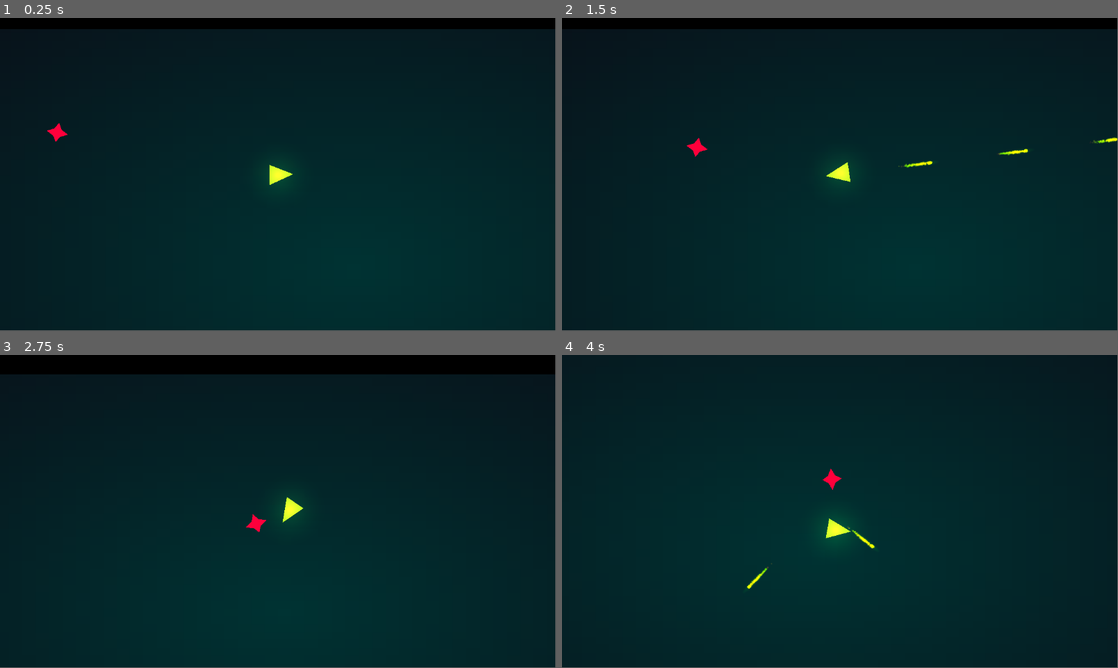
Above: before the commit, frames 1-4 (two rows, left to right).
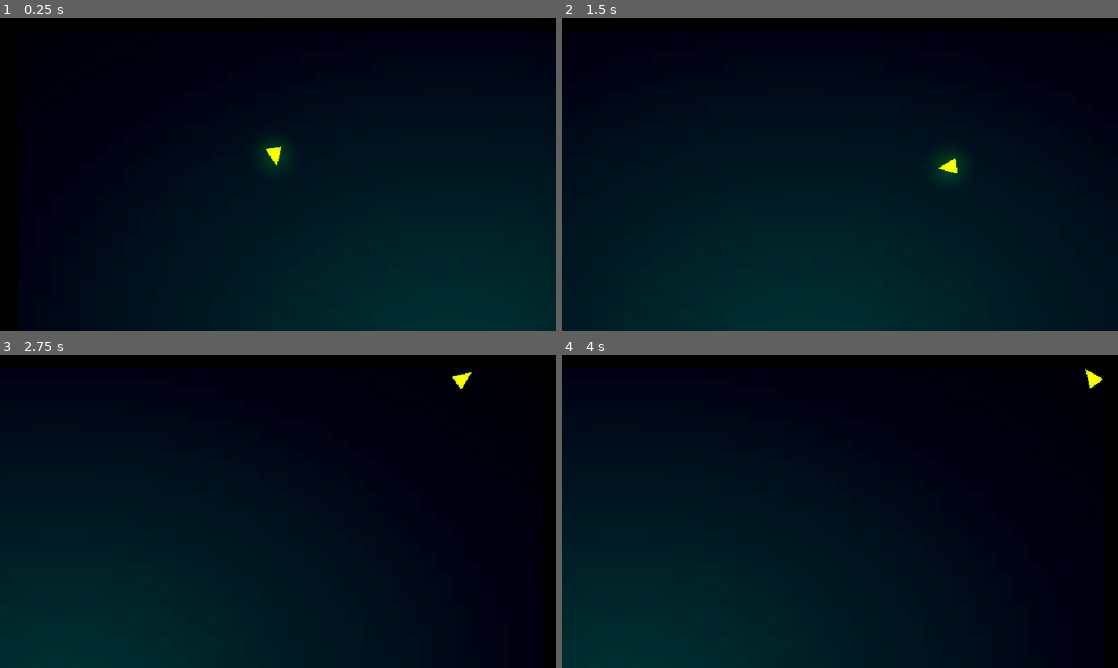
Above: after the commit, the same moments.

Repository: LucasCruz1377/polygons_shoot
Game: Godot game, scene res://Battle_area.tscn
The game is run twice, just before and just after one commit, with the same random seed, the same clock (stepped at 60 frames per second) and the same inputs.
Inputs (mouse positions are in pixels of both pictures, inside the frame that each line leads up to):
- Up to frame 1 (0.25 s): no input
- Up to frame 2 (1.5 s): tap Enter (ui_accept) at 0.5, 0.77, 0.8, 1.07, 1.35 s; move the mouse to (962, 158) at 0.52 s; press the mouse at (962, 158) at 0.53 s; hold D (right) 0.53-1.28 s; move the mouse to (728, 190) at 1.27 s; release the mouse at (728, 190) at 1.28 s; hold S (brake) from 1.28 s (still down)
- Up to frame 3 (2.75 s): tap Enter (ui_accept) at 1.52, 1.82, 2.3 s; click (166, 527) at 1.55 s; move the mouse to (333, 442) at 2.02 s; release S (brake) at 2.03 s; hold D (right) from 2.03 s (still down); tap V (ctrlflip) at 2.1 s
- Up to frame 4 (4 s): move the mouse to (812, 574) at 2.77 s; release D (right) at 2.78 s; hold W (accelerate) 2.78-3.53 s; click (812, 574) at 2.85 s; tap Enter (ui_accept) at 3.02, 3.32, 3.77, 3.8 s; move the mouse to (1006, 558) at 3.52 s; press the mouse at (1006, 558) at 3.53 s; hold A (left) from 3.53 s (still down)
In our replay, the window is 799x449 before the commit and 800x450 after it. These sizes can differ from the game's own. Grey fills any space a smaller window leaves; there, only what the larger window draws over its background counts as a difference.

The runs differ from the first frame. In frame 1, 35% of the frame differs, in the area x 0-100%, y 0-100%; in frame 2, 18%; in frame 3, 49%; in frame 4, 64%.

Commit message:
Hiperdash adicionado

Diff:
--- a/Battle_area.tscn
+++ b/Battle_area.tscn
@@ -3,7 +3,6 @@
 [ext_resource type="Script" uid="uid://c88585sg45tkn" path="res://battle_area.gd" id="1_fu4hl"]
 [ext_resource type="PackedScene" uid="uid://do2fi6mvjjoq1" path="res://player.tscn" id="1_n4gje"]
 [ext_resource type="PackedScene" uid="uid://cwsakc0j1hoyc" path="res://parede.tscn" id="2_fu4hl"]
-[ext_resource type="PackedScene" uid="uid://csrpvdvmes1a8" path="res://enemy.tscn" id="4_qdh06"]
 
 [sub_resource type="Gradient" id="Gradient_q6r6c"]
 colors = PackedColorArray(3.1886623e-07, 0.1989061, 0.19890603, 1, 0.034981657, 0.051092014, 0.08807104, 1)
@@ -13,36 +12,47 @@
 fill = 1
 fill_from = Vector2(0.47391304, 0.5043478)
 
+[sub_resource type="Environment" id="Environment_fu4hl"]
+background_mode = 3
+tonemap_mode = 1
+adjustment_enabled = true
+adjustment_contrast = 1.25
+adjustment_saturation = 2.0
+
 [node name="Battle_area" type="Node2D" unique_id=937167224]
 script = ExtResource("1_fu4hl")
-metadata/_edit_vertical_guides_ = [1183.0]
-metadata/_edit_horizontal_guides_ = [674.0, 678.0]
+metadata/_edit_horizontal_guides_ = [1145.0]
+metadata/_edit_vertical_guides_ = [1636.0]
 
 [node name="Sprite2D" type="Sprite2D" parent="." unique_id=423854753]
-position = Vector2(608.7, 358)
-scale = Vector2(18.607922, 10.996636)
+position = Vector2(821.6232, 572.05383)
+scale = Vector2(25.261772, 17.68582)
 texture = SubResource("GradientTexture2D_kdubu")
 
-[node name="CharacterBody2D" parent="." unique_id=1457330626 groups=["player"] instance=ExtResource("1_n4gje")]
+[node name="CharacterBody2D" parent="." unique_id=1457330626 instance=ExtResource("1_n4gje")]
 position = Vector2(475, 235)
 
 [node name="Parede" parent="." unique_id=862347999 instance=ExtResource("2_fu4hl")]
-position = Vector2(590, 0)
-scale = Vector2(1.1248273, 0.95716095)
+position = Vector2(699.00006, -13)
+scale = Vector2(1.819428, 0.95716095)
+collision_mask = 14
 
 [node name="Parede2" parent="." unique_id=1319559668 instance=ExtResource("2_fu4hl")]
-position = Vector2(558, 674)
-scale = Vector2(1.0768163, 0.97312206)
+position = Vector2(776, 1130)
+scale = Vector2(1.4368175, 0.97312206)
+collision_mask = 14
 
 [node name="Parede3" parent="." unique_id=246887301 instance=ExtResource("2_fu4hl")]
 position = Vector2(0, 174)
 rotation = -1.5707964
-scale = Vector2(1.0768163, 0.97312206)
+scale = Vector2(1.824502, 0.8804669)
+collision_mask = 14
 
 [node name="Parede4" parent="." unique_id=1450349022 instance=ExtResource("2_fu4hl")]
-position = Vector2(1183, 235)
+position = Vector2(1619, 642)
 rotation = -1.5707964
 scale = Vector2(1.0768163, 0.97312206)
+collision_mask = 14
 
 [node name="Node" type="Node" parent="." unique_id=159318720]
 
@@ -50,13 +60,13 @@
 position = Vector2(99, 99)
 
 [node name="spawner2" type="Marker2D" parent="Node" unique_id=308421577 groups=["spawners"]]
-position = Vector2(1120, 86)
+position = Vector2(1551, 86)
 
 [node name="spawner3" type="Marker2D" parent="Node" unique_id=699265310 groups=["spawners"]]
-position = Vector2(1110, 594)
+position = Vector2(1528, 1071)
 
 [node name="spawner4" type="Marker2D" parent="Node" unique_id=1674730259 groups=["spawners"]]
-position = Vector2(79, 609)
+position = Vector2(113, 1058)
 
-[node name="Enemy" parent="." unique_id=1570180816 instance=ExtResource("4_qdh06")]
-position = Vector2(167, 177)
+[node name="WorldEnvironment" type="WorldEnvironment" parent="." unique_id=2080839763]
+environment = SubResource("Environment_fu4hl")
--- a/battle_area.gd
+++ b/battle_area.gd
@@ -8,7 +8,7 @@
 func _ready() -> void:
 	print(target)
 
-func _process(delta: float) -> void:
+func _process(_delta: float) -> void:
 	if timer >= 0:
 		timer -= 1
 	else:
--- a/enemy.gd
+++ b/enemy.gd
@@ -1,11 +1,14 @@
 extends CharacterBody2D
 
 const SPEED = 100.0
+var hp = 1
 
-func _process(delta: float) -> void:
+func _physics_process(delta: float) -> void:
 	seguir(delta)
 	move_and_slide()
 
+	if hp <= 0:
+		queue_free()
 func seguir(delta):
 	var players = get_tree().get_nodes_in_group("player")
 
--- a/enemy.tscn
+++ b/enemy.tscn
@@ -5,8 +5,19 @@
 [sub_resource type="CircleShape2D" id="CircleShape2D_7xaro"]
 radius = 15.0
 
-[node name="Enemy" type="CharacterBody2D" unique_id=1570180816]
+[sub_resource type="Gradient" id="Gradient_7k104"]
+colors = PackedColorArray(1, 1, 1, 1, 0, 0, 0, 1)
+
+[sub_resource type="GradientTexture2D" id="GradientTexture2D_4gyqm"]
+gradient = SubResource("Gradient_7k104")
+fill = 1
+fill_from = Vector2(0.5, 0.5)
+fill_to = Vector2(0.88495576, 0.21238938)
+
+[node name="Enemy" type="CharacterBody2D" unique_id=1570180816 groups=["enemies"]]
 z_index = 1
+collision_layer = 4
+collision_mask = 15
 script = ExtResource("1_7k104")
 
 [node name="corpo" type="Polygon2D" parent="." unique_id=1427657541]
@@ -16,4 +27,10 @@
 polygon = PackedVector2Array(-5.263616, -12.972833, 2.7532916, -6.513017, 13.899464, -5.6395884, 6.513017, 2.7532916, 4.8876433, 12.046202, -2.7532916, 6.513017, -13.899464, 5.6395884, -6.513017, -2.7532916)
 
 [node name="CollisionShape2D" type="CollisionShape2D" parent="." unique_id=1893412006]
+visible = false
 shape = SubResource("CircleShape2D_7xaro")
+
+[node name="PointLight2D" type="PointLight2D" parent="." unique_id=1721206178]
+color = Color(1, 0, 0.23137255, 1)
+energy = 1.46
+texture = SubResource("GradientTexture2D_4gyqm")
--- a/fireball.gd
+++ b/fireball.gd
@@ -1,10 +1,18 @@
-extends Node2D
+extends Area2D
 
-const SPEED = 400
-func _process(delta: float) -> void:
+const SPEED = 1000
+var dmg = 2
+func _physics_process(delta: float) -> void:
 	position += transform.x * SPEED * delta
-
 
 
 func _on_visible_on_screen_notifier_2d_screen_exited() -> void:
 	queue_free()
+
+func _on_body_entered(body: Node2D) -> void:
+	if body.is_in_group("enemies") or body.is_in_group("parede"):
+		if body.is_in_group("enemies"):
+			body.hp -= dmg
+			queue_free()
+		else:
+			queue_free()
--- a/fireball.tscn
+++ b/fireball.tscn
@@ -41,9 +41,11 @@
 hue_variation_max = -1.0
 
 [sub_resource type="RectangleShape2D" id="RectangleShape2D_sf4mh"]
-size = Vector2(4, 4)
+size = Vector2(6, 6)
 
-[node name="fireball" type="Node2D" unique_id=962539795]
+[node name="fireball" type="Area2D" unique_id=1865514222 groups=["bullets"]]
+collision_layer = 8
+collision_mask = 5
 script = ExtResource("1_sf4mh")
 
 [node name="PointLight2D" type="PointLight2D" parent="." unique_id=354221910]
@@ -69,10 +71,8 @@
 [node name="VisibleOnScreenNotifier2D" type="VisibleOnScreenNotifier2D" parent="." unique_id=1653364209]
 rect = Rect2(-2, -2, 4, 4)
 
-[node name="Area2D" type="Area2D" parent="." unique_id=1939166821]
-
-[node name="CollisionShape2D" type="CollisionShape2D" parent="Area2D" unique_id=1607775460]
+[node name="CollisionShape2D" type="CollisionShape2D" parent="." unique_id=1607775460]
 shape = SubResource("RectangleShape2D_sf4mh")
 
+[connection signal="body_entered" from="." to="." method="_on_body_entered"]
 [connection signal="screen_exited" from="VisibleOnScreenNotifier2D" to="." method="_on_visible_on_screen_notifier_2d_screen_exited"]
-[connection signal="body_entered" from="Area2D" to="." method="_on_area_2d_body_entered"]
--- a/player.gd
+++ b/player.gd
@@ -6,28 +6,35 @@
 const acceleration = 200.00
 const TURN_SPD = 5.00
 const SPEED = 300.00
-const CD_MAX = 20
-
+const CD_MAX = 10
 var cooldown = CD_MAX
 var mouseaim = true
+var hiperdashing = false
+func _process(delta: float) -> void:
 
-func _process(delta: float) -> void:
 	if cooldown >= 0:
 		cooldown -= 1
 
 	if Input.is_action_just_pressed("ctrlflip"):
 		mouseaim = !mouseaim
+
 	if mouseaim:
 		look_at(get_global_mouse_position())
 	if !mouseaim:
 		arrowsctrl(delta)
-	if Input.is_action_pressed("accelerate"):
-		accelerate(delta)
-	if Input.is_action_pressed("brake"):
-		brake(delta)
+
+	if !hiperdashing:
+		if Input.is_action_pressed("accelerate"):
+			accelerate(delta)
+		if Input.is_action_pressed("brake"):
+			brake(delta)
+
+	if Input.is_action_just_pressed("ui_accept"):
+		hiperdash()
+	if Input.is_action_pressed("fire") and cooldown <= 0 and !hiperdashing:
+		fire()
+
 	move_and_slide()
-	if Input.is_action_pressed("fire") and cooldown <= 0 :
-		fire()
 
 func accelerate(delta:float):
 	velocity += transform.x * SPEED * delta
@@ -43,3 +50,17 @@
 
 func arrowsctrl(delta):
 	rotation += Input.get_axis("left","right") * TURN_SPD *delta
+
+func hiperdash():
+	if hiperdashing:
+		return
+	hiperdashing = true
+	Engine.time_scale = 0.3
+	await get_tree().create_timer(0.2).timeout
+	Engine.time_scale = 1
+	velocity += transform.x * SPEED * 10
+	await get_tree().create_timer(0.1).timeout
+	velocity *= 0.3
+
+	await get_tree().create_timer(0.3).timeout
+	hiperdashing = false
--- a/player.tscn
+++ b/player.tscn
@@ -15,6 +15,8 @@
 radius = 20.024984
 
 [node name="CharacterBody2D" type="CharacterBody2D" unique_id=1457330626 groups=["player"]]
+collision_layer = 2
+collision_mask = 13
 script = ExtResource("1_4flbx")
 
 [node name="Polygon2D" type="Polygon2D" parent="." unique_id=2090995044]
@@ -25,11 +27,10 @@
 uv = PackedVector2Array(34, -16, 14, -43, 12, -8)
 
 [node name="Camera2D" type="Camera2D" parent="." unique_id=547992662]
-zoom = Vector2(1.5, 1.5)
 limit_left = 0
 limit_top = 0
-limit_right = 1180
-limit_bottom = 678
+limit_right = 1636
+limit_bottom = 1145
 position_smoothing_enabled = true
 
 [node name="PointLight2D" type="PointLight2D" parent="." unique_id=459571741]
@@ -37,6 +38,7 @@
 texture = SubResource("GradientTexture2D_onrkg")
 
 [node name="CollisionShape2D" type="CollisionShape2D" parent="." unique_id=694652783]
+visible = false
 shape = SubResource("CircleShape2D_4flbx")
 
 [node name="Marker2D" type="Marker2D" parent="." unique_id=566907530]
--- a/project.godot
+++ b/project.godot
@@ -14,6 +14,21 @@
 run/main_scene="uid://c6fgnmw33h312"
 config/features=PackedStringArray("4.6", "Mobile")
 config/icon="res://icon.svg"
+
+[display]
+
+window/size/viewport_width=960
+window/size/viewport_height=540
+window/stretch/mode="canvas_items"
+window/stretch/aspect="expand"
+
+[global_group]
+
+bullets=""
+enemies=""
+player=""
+parede=""
+spawners=""
 
 [input]
 
@@ -48,6 +63,17 @@
 ]
 }
 
+[layer_names]
+
+2d_render/layer_1="Colisores"
+2d_render/layer_2="Player"
+2d_render/layer_3="Inimigo"
+2d_render/layer_4="Balas"
+2d_physics/layer_1="Colisores"
+2d_physics/layer_2="Player"
+2d_physics/layer_3="Inimigos"
+2d_physics/layer_4="Balas"
+
 [physics]
 
 3d/physics_engine="Jolt Physics"
@@ -56,3 +82,4 @@
 
 rendering_device/driver.windows="d3d12"
 renderer/rendering_method="mobile"
+viewport/hdr_2d=true
